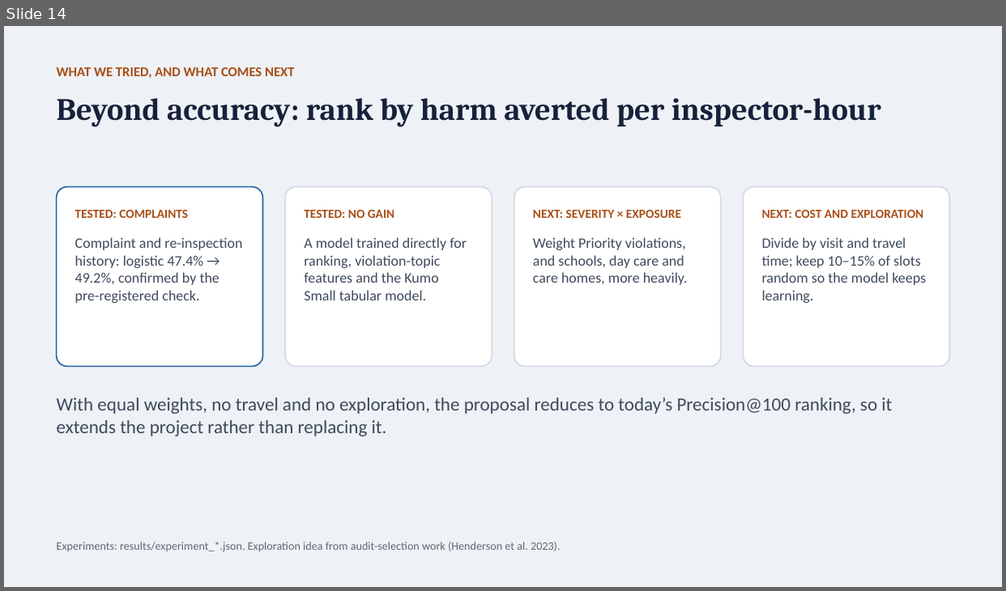
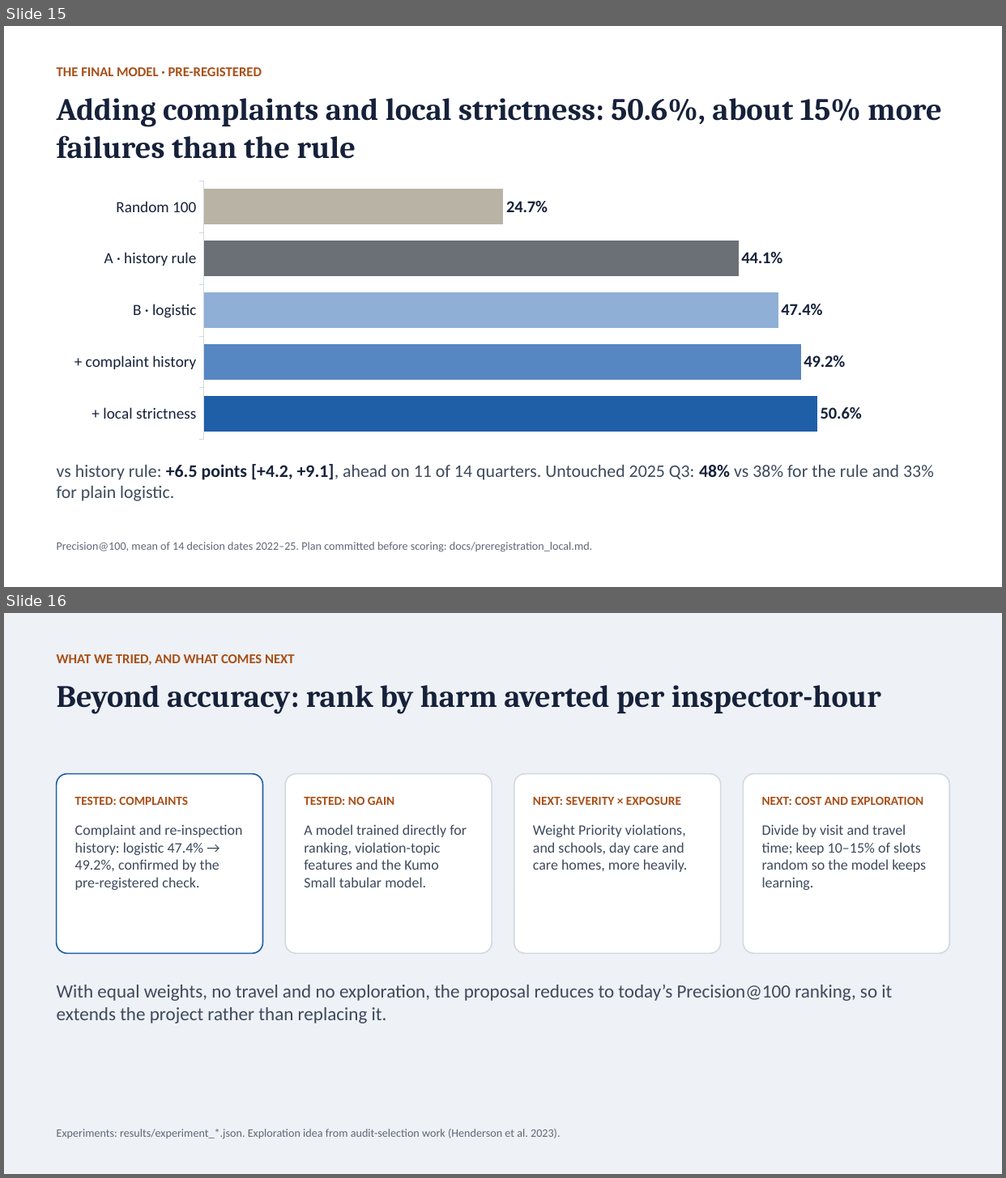
Before and after one commit to ajayc-iima/Food-Inspections, a slide deck: presentation/food_inspections_presentation.pptx. Shown one above the other, each under a label of ours: slide 14 before the commit, slides 15 and 16 after it. The pictures are 1006x591 and 1006x1178 pixels, drawn with LibreOffice and Linux fonts; fonts in the diff are those of the drawing. Boxes give left, top, right and bottom in pixels: in the first picture for what was removed or moved away, otherwise in the second. Text is boxed around its words. In the diff, an @@ line names an element or a change of style, - is before the commit and + after.

```diff
--- a/presentation/food_inspections_presentation.pptx
+++ b/presentation/food_inspections_presentation.pptx
@@ slide 15 added at (4, 26, 1002, 587), background #FFFFFF @@
@@ text added at (57, 67, 262, 76), 13 pt, text #A84F17, bold @@
+THE FINAL MODEL · PRE-REGISTERED
@@ text added at (57, 98, 941, 159), 30 pt, text #16213A, bold @@
+Adding complaints and local strictness: 50.6%, about 15% more failures than the rule
@@ bar chart added at (57, 176, 949, 446) @@
+categories: Random 100, A · history rule, B · logistic, + complaint history, + local strictness
+Series 1: 0.247, 0.441, 0.474, 0.492, 0.506
@@ text added at (57, 464, 934, 501), 17 pt, text #3E4A5C @@
+vs history rule: +6.5 points [+4.2, +9.1], ahead on 11 of 14 quarters. Untouched 2025 Q3: 48% vs 38% for the rule and 33% for plain logistic.
@@ text added at (57, 542, 592, 552), 11 pt, text #5F6875 @@
+Precision@100, mean of 14 decision dates 2022–25. Plan committed before scoring: docs/preregistration_local.md.
@@ what was slide 14 is now slide 16 @@
```
Also in this commit, not shown: 1 slide changed, 1 other slide added, 4 other files.
